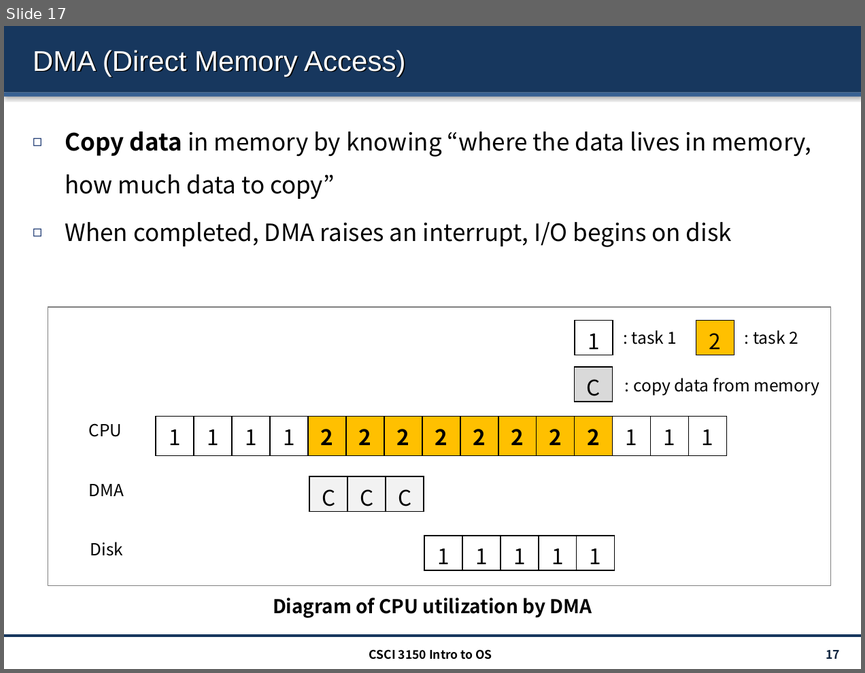
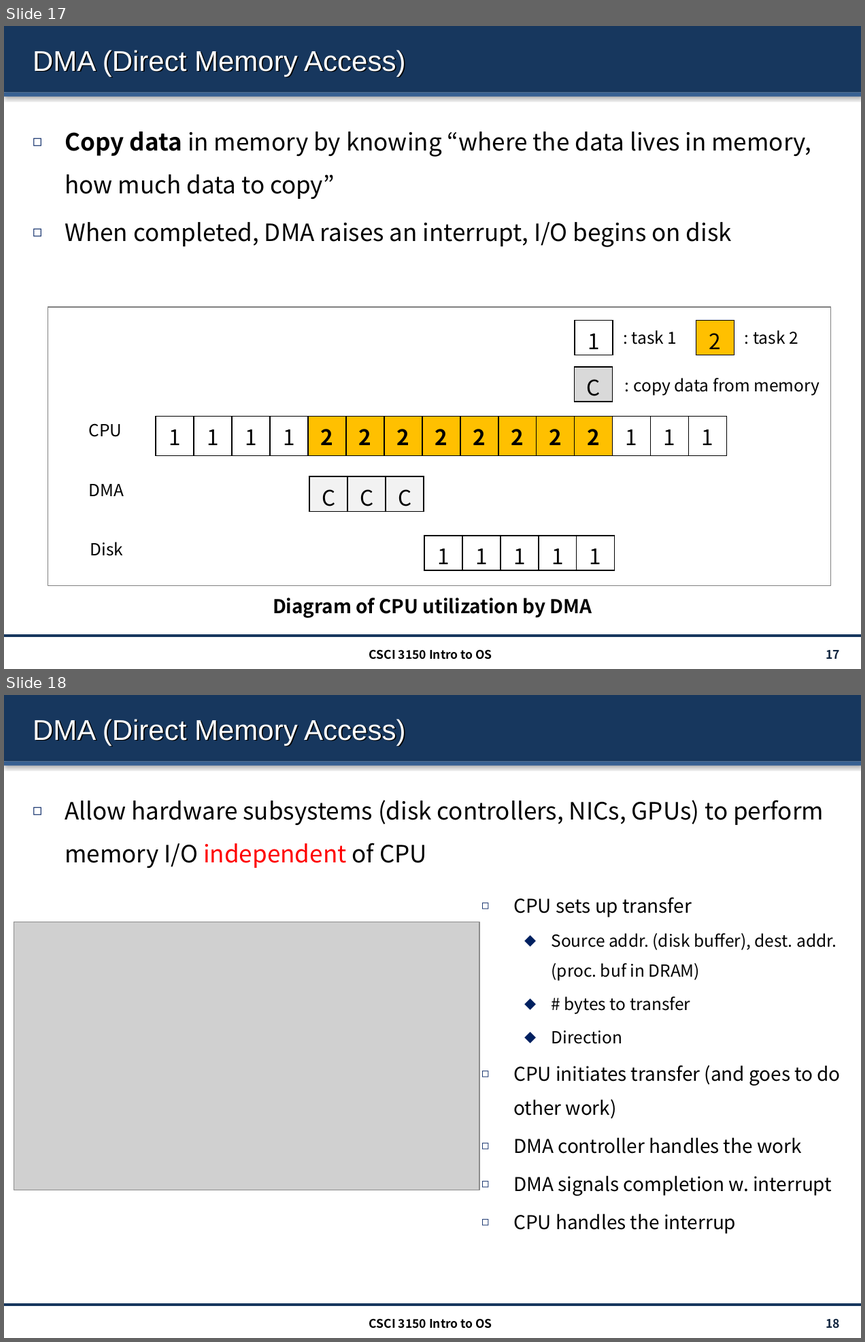
Before and after one commit to henryhxu/CSCI3150, a slide deck: lectures/lec13_io.pptx. Shown one above the other, each under a label of ours: slide 17 before the commit, slides 17 and 18 after it. The pictures are 865x673 and 865x1342 pixels, drawn with LibreOffice and Linux fonts; fonts in the diff are those of the drawing; grey boxes stand for pictures. Boxes give left, top, right and bottom in pixels: in the first picture for what was removed or moved away, otherwise in the second. Text is boxed around its words. In the diff, an @@ line names an element or a change of style, - is before the commit and + after.

```diff
--- a/lectures/lec13_io.pptx
+++ b/lectures/lec13_io.pptx
@@ slide 18 added at (4, 695, 861, 1338), background #FFFFFF; not listed: 3 template elements that a slide beside it also shows @@
@@ title added at (33, 719, 405, 745), 24 pt, text #FFFFFF @@
+DMA (Direct Memory Access)
@@ text added at (65, 800, 823, 868), 20 pt, text #000000 @@
+◻ Allow hardware subsystems (disk controllers, NICs, GPUs) to perform memory I/O independent of CPU
@@ text added at (513, 897, 840, 1234), 16 pt, text #000000 @@
+◻ CPU sets up transfer
+  ⬥ Source addr. (disk buffer), dest. addr. (proc. buf in DRAM)
+  ⬥ # bytes to transfer
+  ⬥ Direction
+◻ CPU initiates transfer (and goes to do other work)
+◻ DMA controller handles the work
+◻ DMA signals completion w. interrupt
+◻ CPU handles the interrup
@@ picture added at (14, 922, 479, 1189) @@
@@ text added at (369, 1319, 492, 1328), 10 pt, text #000000, bold @@
+CSCI 3150 Intro to OS
@@ page number added at (825, 1319, 840, 1328), 10 pt, text #0F243E, bold @@
+18
```
Also in this commit, not shown: 4 slides changed, 2 other files.
